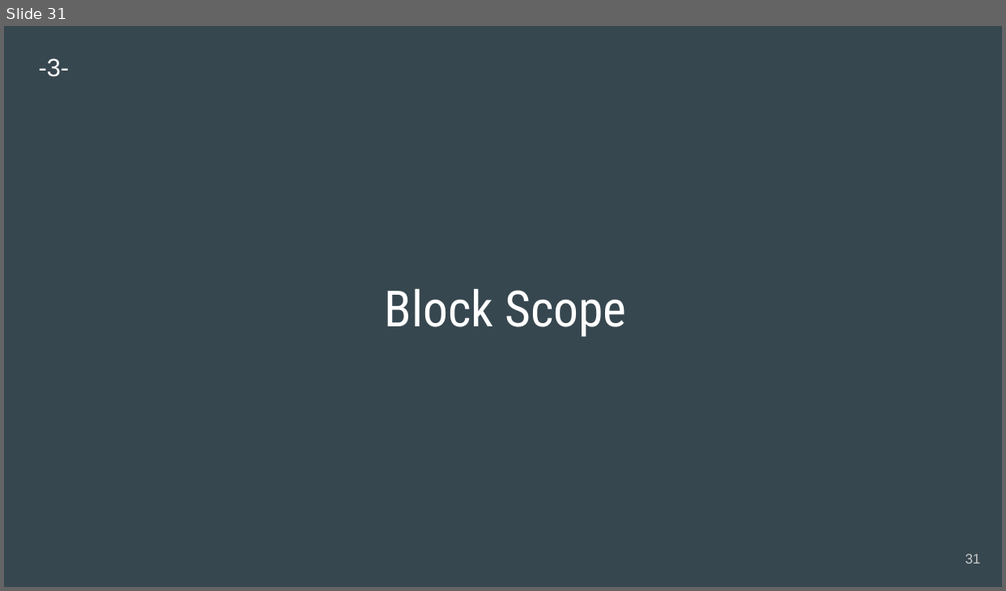
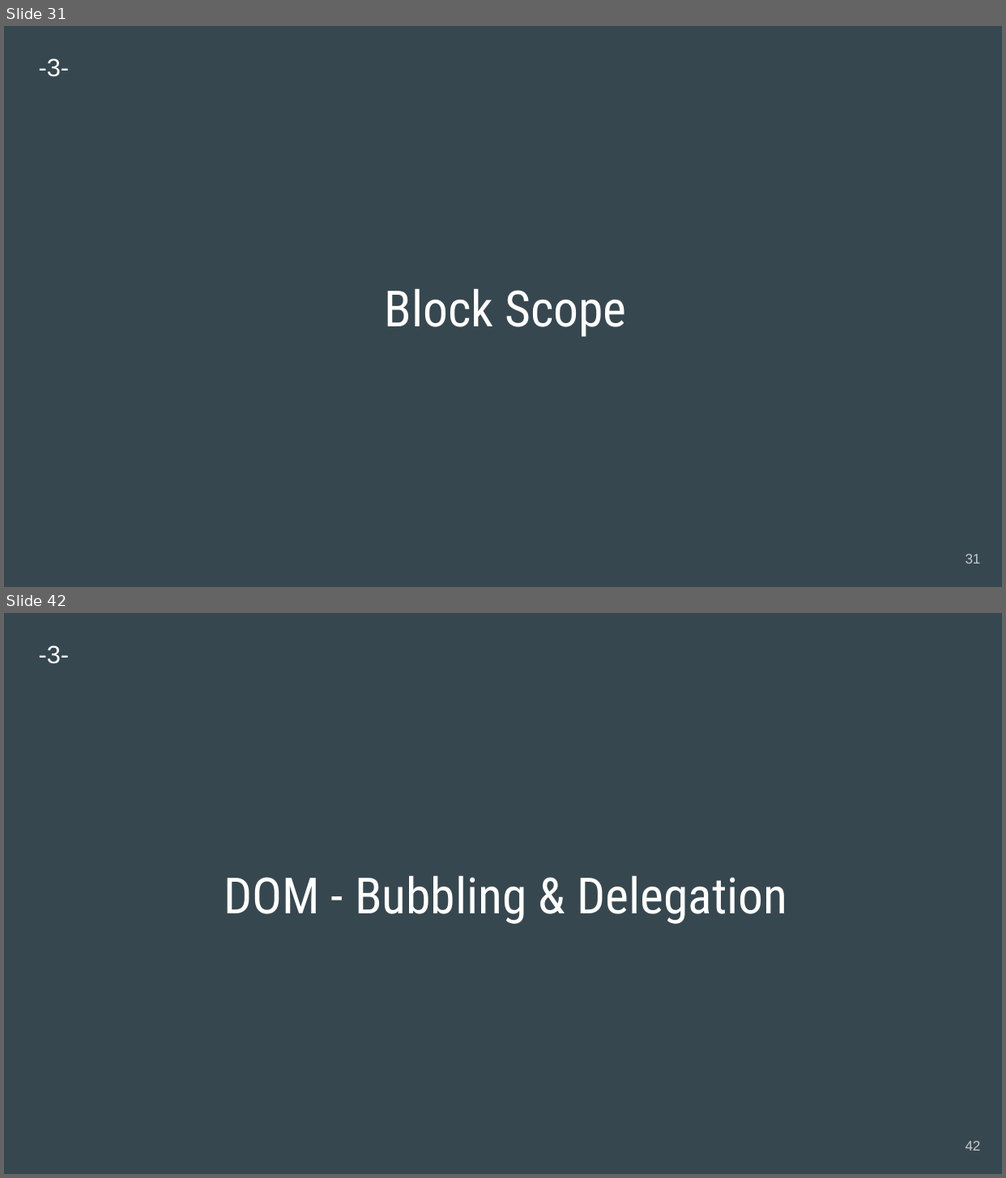
Before and after one commit to engwsalama/webdev_js, a slide deck: 2020-WebDev_js.pptx. Shown one above the other, each under a label of ours: slide 31 before the commit, slides 31 and 42 after it; the slides between them are not shown. The pictures are 1006x591 and 1006x1178 pixels, drawn with LibreOffice and Linux fonts; fonts in the diff are those of the drawing. Boxes give left, top, right and bottom in pixels: in the first picture for what was removed or moved away, otherwise in the second. Text is boxed around its words. In the diff, an @@ line names an element or a change of style, - is before the commit and + after.

```diff
--- a/2020-WebDev_js.pptx
+++ b/2020-WebDev_js.pptx
@@ slide 42 added at [4, 613, 1002, 1174], background #37474F @@
@@ text added at [39, 645, 70, 664], 18 pt, text #FFFFFF @@
+-3-
@@ title added at [224, 876, 787, 924], 36 pt, text #FFFFFF @@
+DOM - Bubbling & Delegation
@@ page number added at [965, 1141, 981, 1151], 10 pt, text #CACACA @@
+42
```
Also in this commit, not shown: 11 other slides added.
